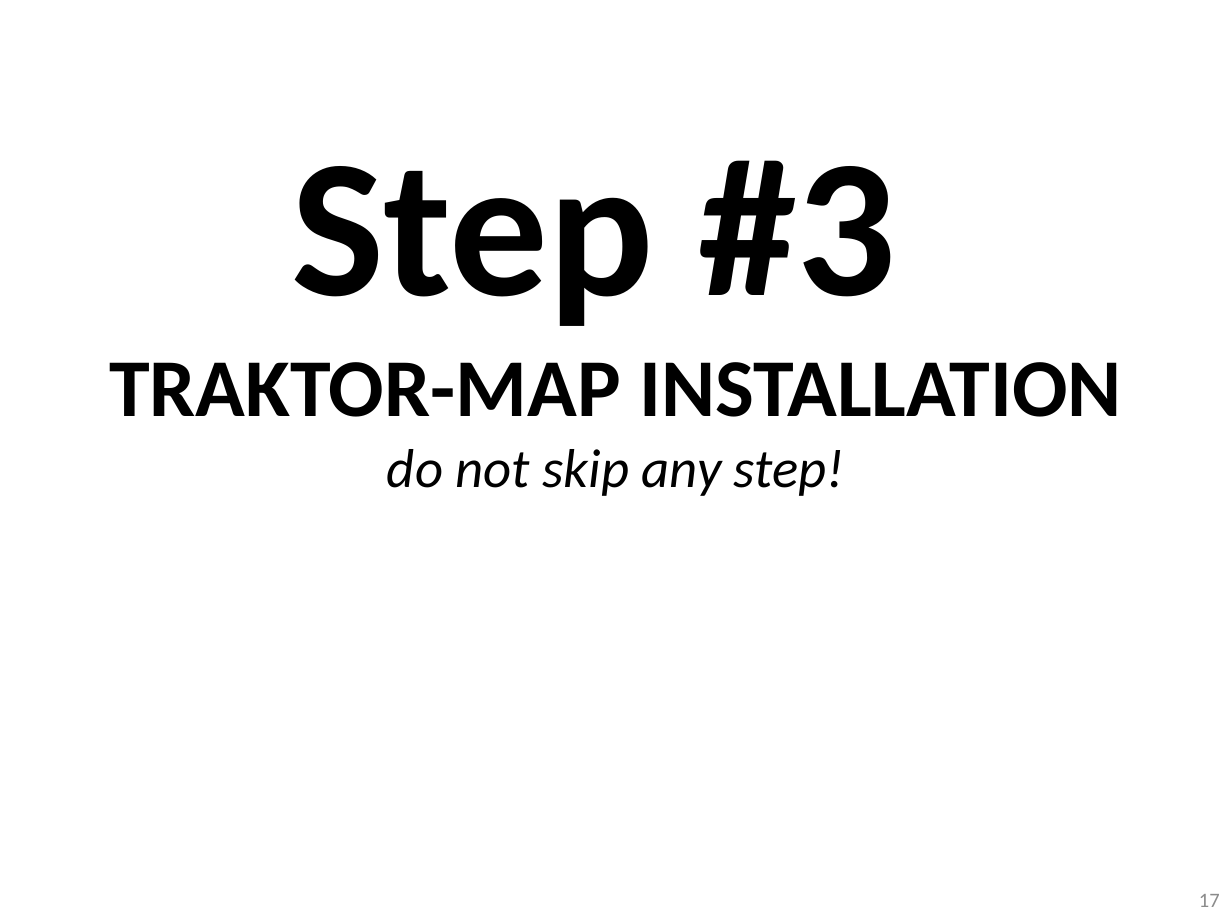
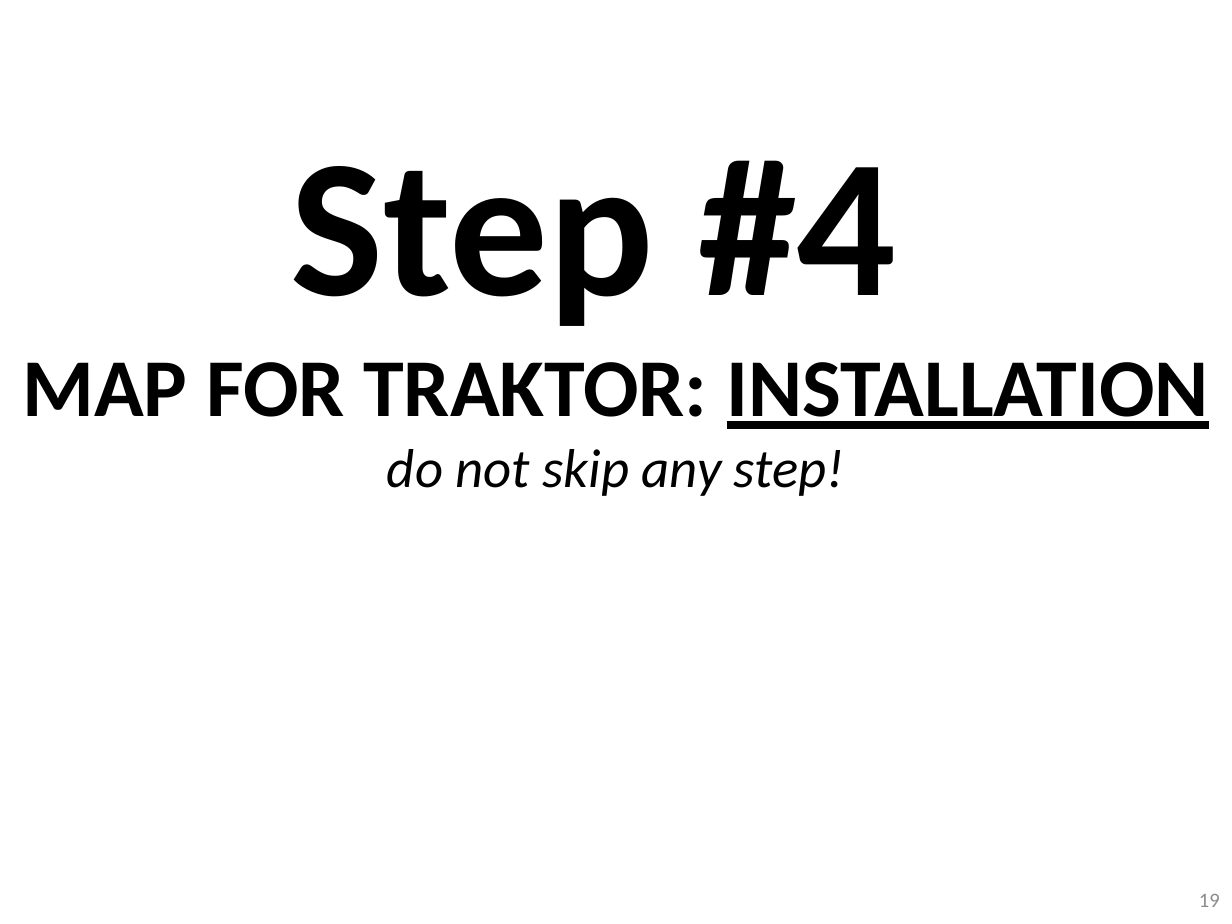
Before and after one commit to pestrela/music, a slide deck: slide 19 of traktor/mapping_ddj_1000/Support files/Source files/DDJ-1000 - Installation Guide.pptx (slide 17 before the commit). Drawn at 1232x924 pixels with LibreOffice and Linux fonts; fonts in the diff are those of the drawing. Boxes give left, top, right and bottom in pixels: in the first picture for what was removed or moved away, otherwise in the second. Text is boxed around its words. In the diff, an @@ line names an element or a change of style, - is before the commit and + after.

```diff
--- a/traktor/mapping_ddj_1000/Support files/Source files/DDJ-1000 - Installation Guide.pptx
+++ b/traktor/mapping_ddj_1000/Support files/Source files/DDJ-1000 - Installation Guide.pptx
@@ text at bbox=[22, 160, 1209, 496]: text changed @@
-Step #3
-TRAKTOR-MAP INSTALLATION
-do not skip any step!
+Step #4
+MAP FOR TRAKTOR: INSTALLATION
+do not skip any step!
@@ page number at bbox=[1199, 894, 1220, 907]: text changed @@
-17
+19
```
Also in this commit, not shown: 8 other slides changed, 5 slides added, 3 other files.
